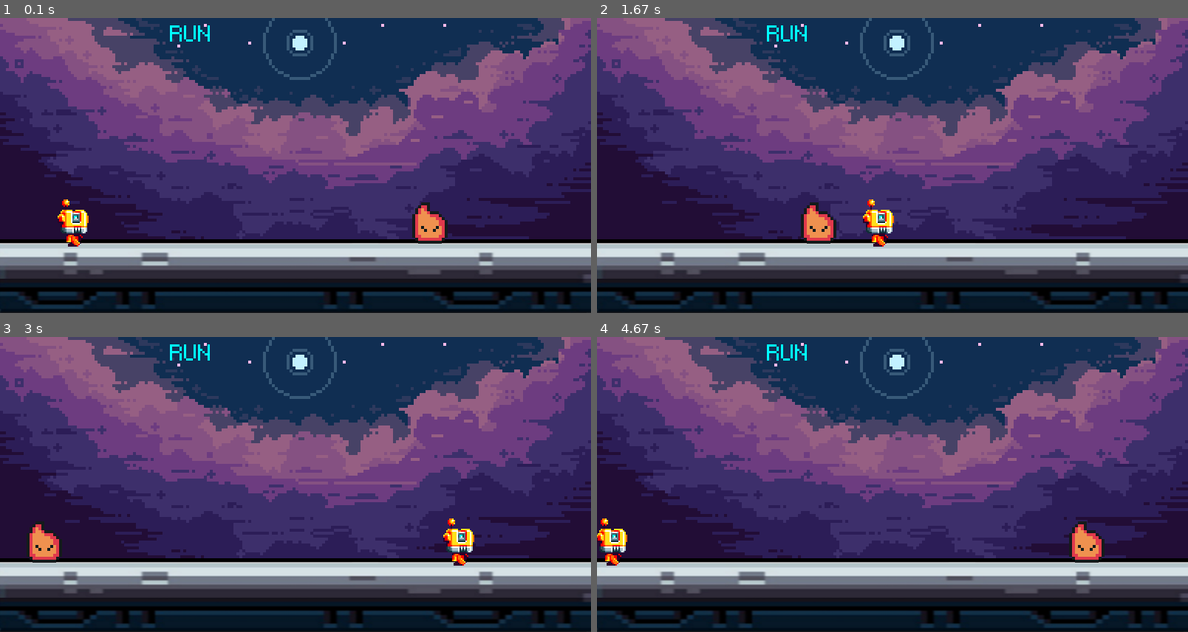
Above: before the commit, frames 1-4 (two rows, left to right).
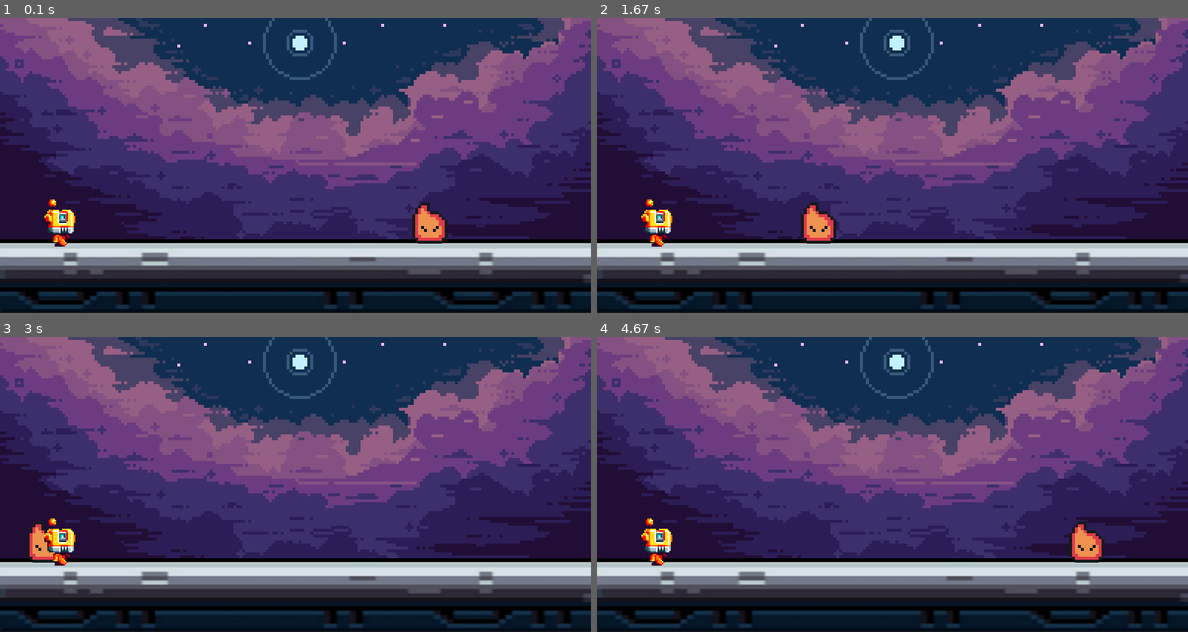
Above: after the commit, the same moments.

Repository: Hpollard003/FlameBot
Game: pygame game, started from pygame/main.py
Same seed, same stepped clock (60 frames per second), same inputs: the game is played once before the commit and once after it.
Inputs:
- Up to frame 1 (0.1 s): no input
- Up to frame 2 (1.67 s): tap Space at 0.33 s
- Up to frame 3 (3 s): no input
- Up to frame 4 (4.67 s): no input

The runs differ from the first frame. In frame 1, 0.8% of the frame differs, in the area x 7-36%, y 2-78%; in frame 2, 1.1%; in frame 3, 1.1%, in the area x 7-81%, y 2-78%; in frame 4, 1.1%.

Commit message:
Remove Player animations and text

Diff:
--- a/pygame/main.py
+++ b/pygame/main.py
@@ -10,7 +10,9 @@
 
 bg_surface = pygame.image.load('graphics/background.png').convert()
 ground_surface = pygame.image.load('graphics/ground.png').convert()
-text_surface = pixel_font.render("RUN", False, "cyan")
+
+score_surf = pixel_font.render("RUN", True, (64,64,64))
+score_rect = score_surf.get_rect(center = (100, 100))
 
 enemy_surf = pygame.image.load('graphics/enemy/enemy1.png').convert_alpha()
 enemy_rect = enemy_surf.get_rect(midbottom = (600 , 310))
@@ -23,16 +25,35 @@
         if event.type == pygame.QUIT:
             pygame.quit()
             exit()
+        # if event.type == pygame.MOUSEMOTION:
+        #     if player_rect.collidepoint(event.pos): print('collision')
+        if event.type == pygame.KEYDOWN:
+            print('Key Down')
+        if event.type == pygame.KEYUP:
+            print('Key Up')
 
     screen.blit(bg_surface, (0,0))
     screen.blit(ground_surface, (0,300))
-    screen.blit(text_surface, (230, 10))
+    # pygame.draw.rect(screen, 'Blue3', score_rect, width=200)
+    # # pygame.draw.line(screen,'cyan',(0,10), pygame.mouse.get_pos())
+    # # pygame.draw.circle(screen, '#c0e3ec', score_rect.center, 33)
+    # screen.blit(score_surf, score_rect)
+
+
     enemy_rect.right -= 3
     if enemy_rect.right < -100: enemy_rect.right = 800
     screen.blit(enemy_surf, enemy_rect)
-    player_rect.left += 3
-    if player_rect.left > 800: player_rect.left = -100
+
     screen.blit(player_surf, player_rect)
+
+    # keys = pygame.key.get_pressed()
+    # if keys[pygame.K_SPACE]:
+    #     print('jump')
+    # if player_rect.colliderect(enemy_rect):
+    #     print("Ouch")
+    # mouse_pos = pygame.mouse.get_pos()
+    # if player_rect.collidepoint(mouse_pos):
+    #     print(pygame.mouse.get_pressed())
 
     pygame.display.update()
     clock.tick(60)
